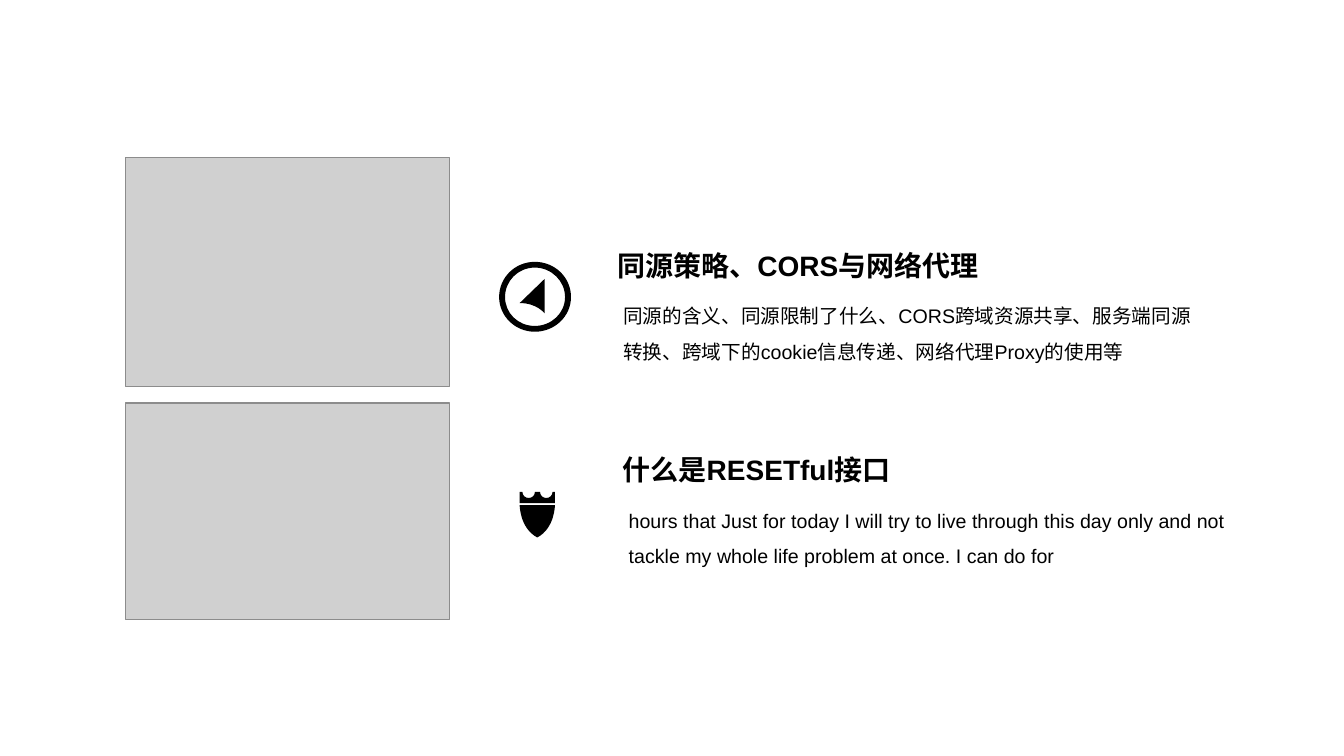
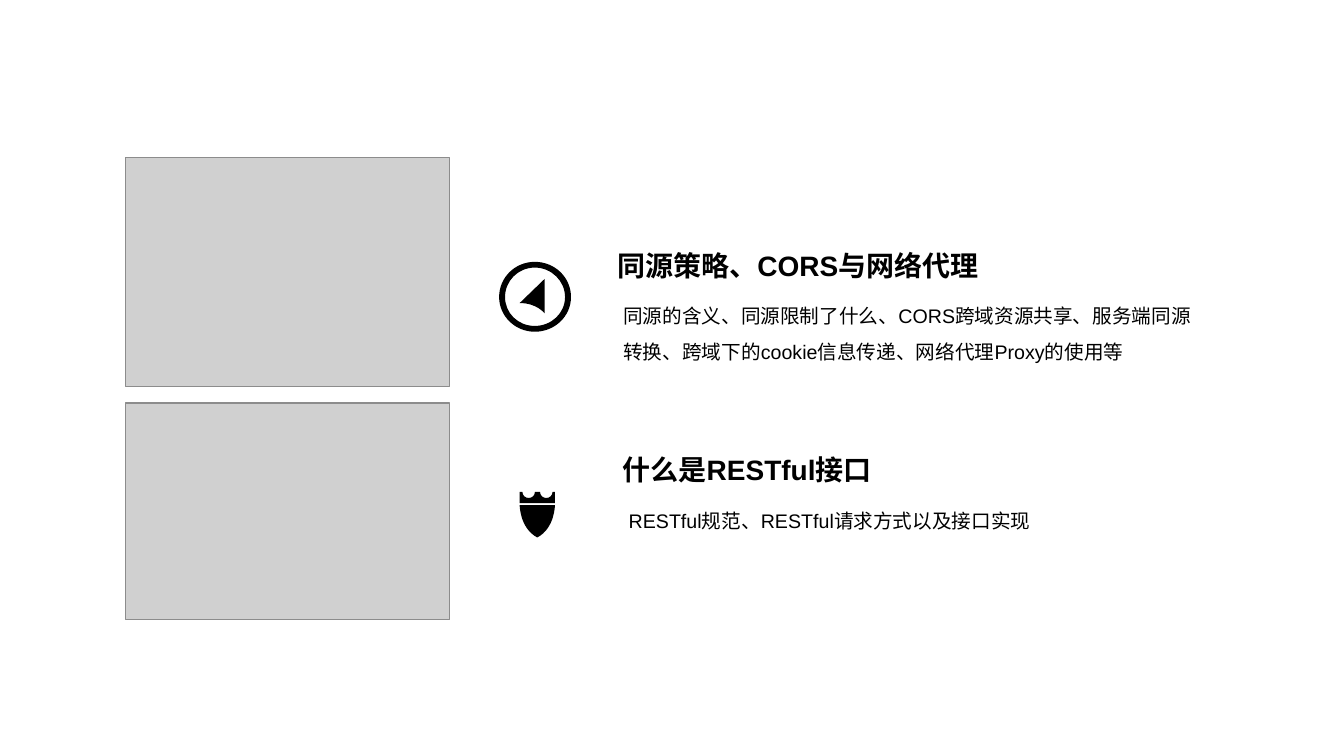
Before and after one commit to CowenZhengHao/ajax, a slide deck: slide 5 of 课件.pptx (slide 6 before the commit). Drawn at 1344x756 pixels with LibreOffice and Linux fonts; fonts in the diff are those of the drawing; grey boxes stand for pictures. Boxes give left, top, right and bottom in pixels: in the first picture for what was removed or moved away, otherwise in the second. Text is boxed around its words. In the diff, an @@ line names an element or a change of style, - is before the commit and + after.

```diff
--- a/课件.pptx
+++ b/课件.pptx
@@ text at (x1=622, y1=456, x2=871, y2=483): text changed @@
-什么是RESETful接口
+什么是RESTful接口
@@ text at (x1=629, y1=513, x2=1031, y2=530): text changed @@
-hours that Just for today I will try to live through this day only and not tackle my whole life problem at once. I can do for
+RESTful规范、RESTful请求方式以及接口实现
```
Also in this commit, not shown: 5 other slides changed, 1 slide added, 1 slide removed.
